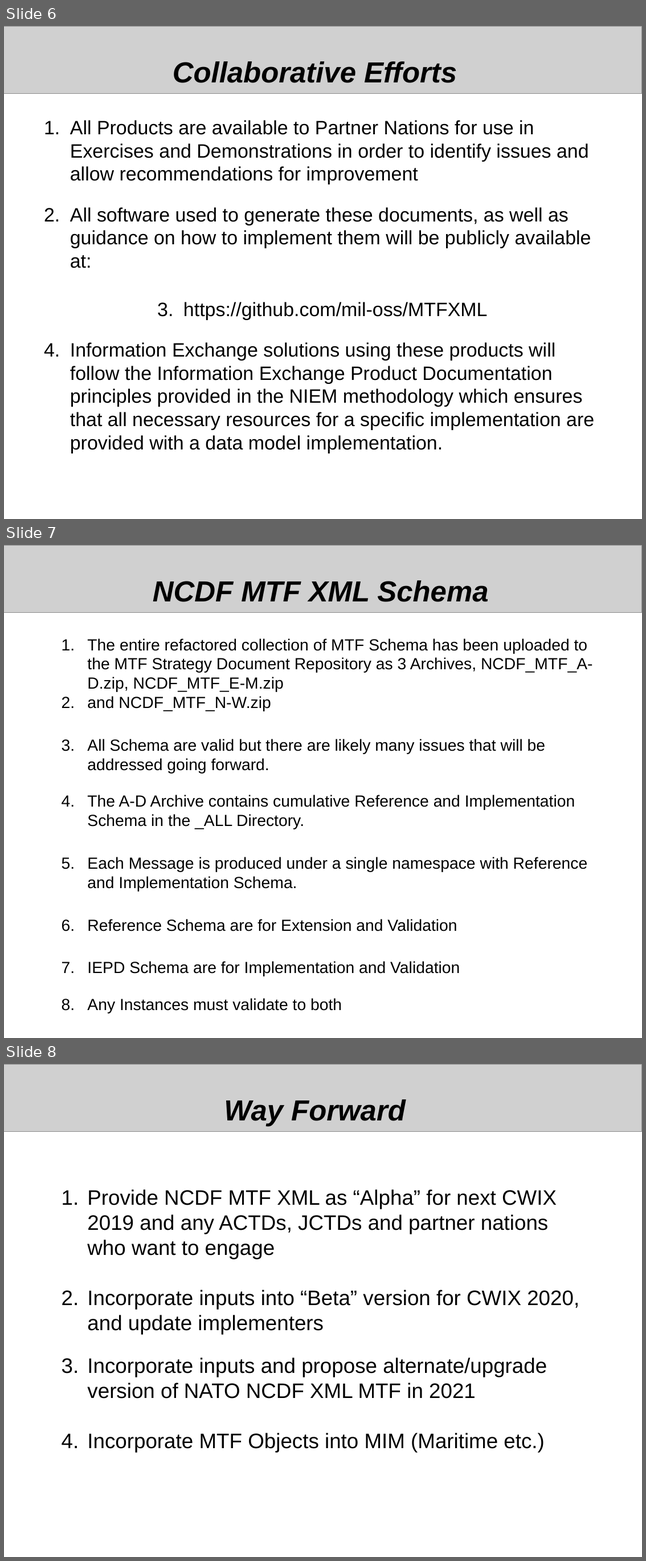
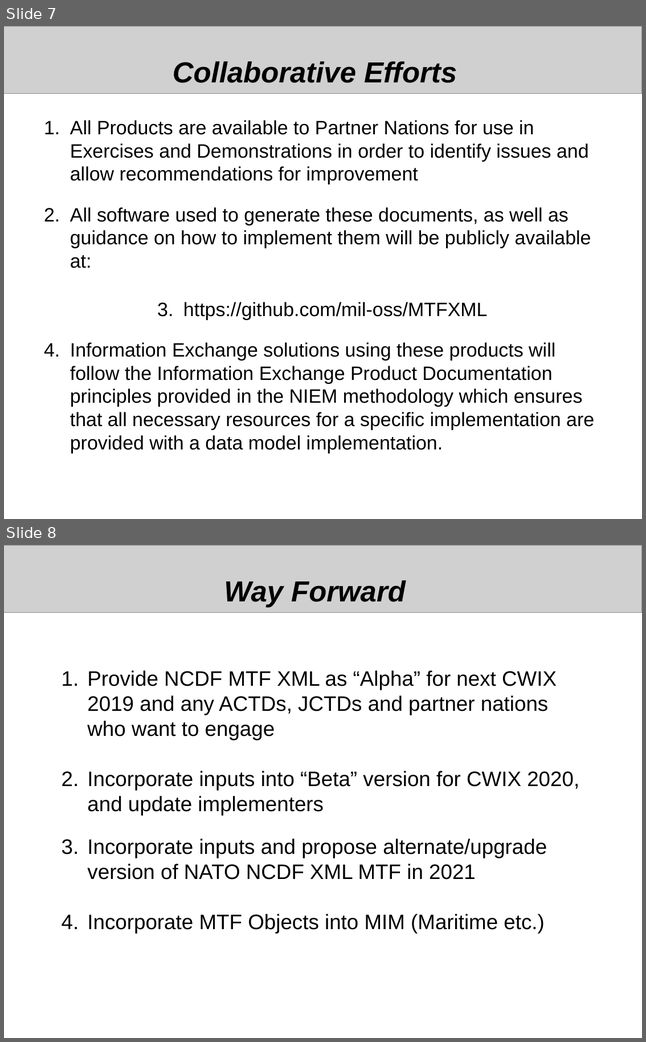
Before and after one commit to mil-oss/MTFXML, a slide deck: NCDF_MTF/Doc/NATO_MTF_NCDF.odp. Shown one above the other, each under a label of ours: slides 6, 7 and 8 before the commit, slides 7 and 8 after it. The pictures are 646x1561 and 646x1042 pixels, drawn with LibreOffice and Linux fonts; fonts in the diff are those of the drawing; grey boxes stand for pictures. Boxes give left, top, right and bottom in pixels: in the first picture for what was removed or moved away, otherwise in the second. Text is boxed around its words. In the diff, an @@ line names an element or a change of style, - is before the commit and + after.

```diff
--- a/NCDF_MTF/Doc/NATO_MTF_NCDF.odp
+++ b/NCDF_MTF/Doc/NATO_MTF_NCDF.odp
@@ slide 7 removed at (4,545,642,1038), background #FFFFFF @@
@@ picture removed at (4,545,642,612) @@
@@ text removed at (153,580,488,602) @@
-NCDF MTF XML Schema
@@ text removed at (87,638,593,976) @@
-1. The entire refactored collection of MTF Schema has been uploaded to the MTF Strategy Document Repository as 3 Archives, NCDF_MTF_A-D.zip, NCDF_MTF_E-M.zip
-2. and NCDF_MTF_N-W.zip
-3. All Schema are valid but there are likely many issues that will be addressed going forward.
-4. The A-D Archive contains cumulative Reference and Implementation Schema in the _ALL Directory.
-5. Each Message is produced under a single namespace with Reference and Implementation Schema.
-6. Reference Schema are for Extension and Validation
-7. IEPD Schema are for Implementation and Validation
-8. Any Instances must validate to both
@@ what was slide 6 is now slide 7 @@
```
Also in this commit, not shown: 4 slides changed, 1 slide added, 4 other files.
